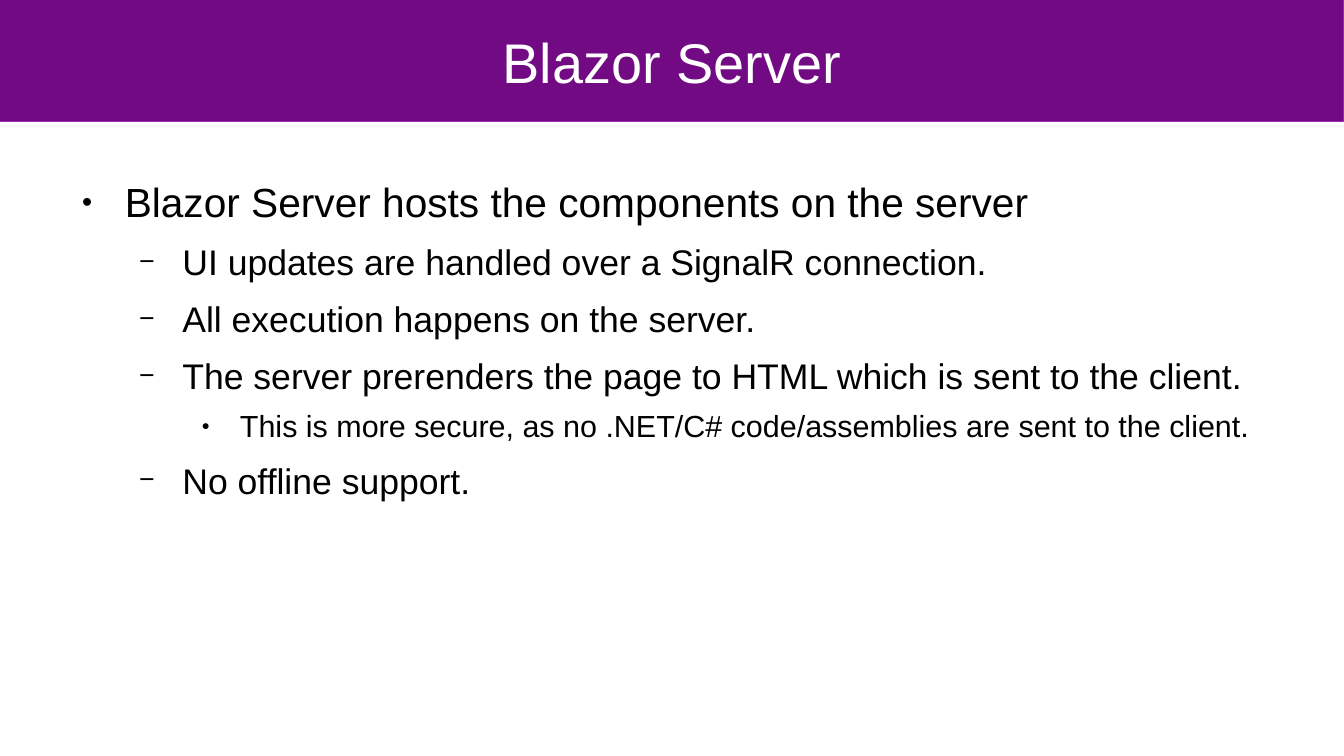
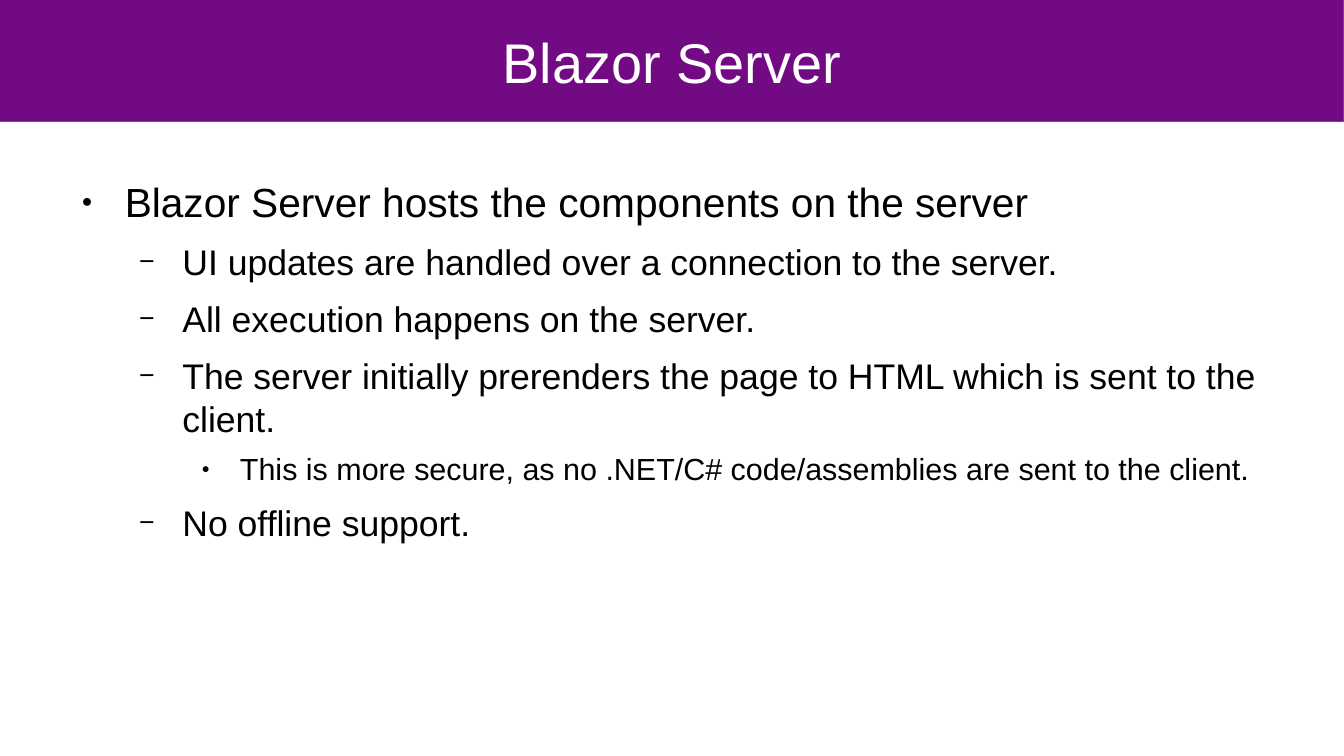
Before and after one commit to wheat32/BlazorTest, a slide deck: slide 5 of blazor_short.odp. Drawn at 1344x756 pixels with LibreOffice and Linux fonts; fonts in the diff are those of the drawing. Boxes give left, top, right and bottom in pixels: in the first picture for what was removed or moved away, otherwise in the second. Text is boxed around its words. In the diff, an @@ line names an element or a change of style, - is before the commit and + after.

```diff
--- a/blazor_short.odp
+++ b/blazor_short.odp
@@ text at (x1=182, y1=249, x2=1058, y2=282): text changed @@
-  − UI updates are handled over a SignalR connection.
+  − UI updates are handled over a connection to the server.
@@ text at (x1=182, y1=363, x2=1255, y2=433): text changed @@
-  − The server prerenders the page to HTML which is sent to the client.
+  − The server initially prerenders the page to HTML which is sent to the client.
```
Also in this commit, not shown: 3 other slides changed, 1 other file.
